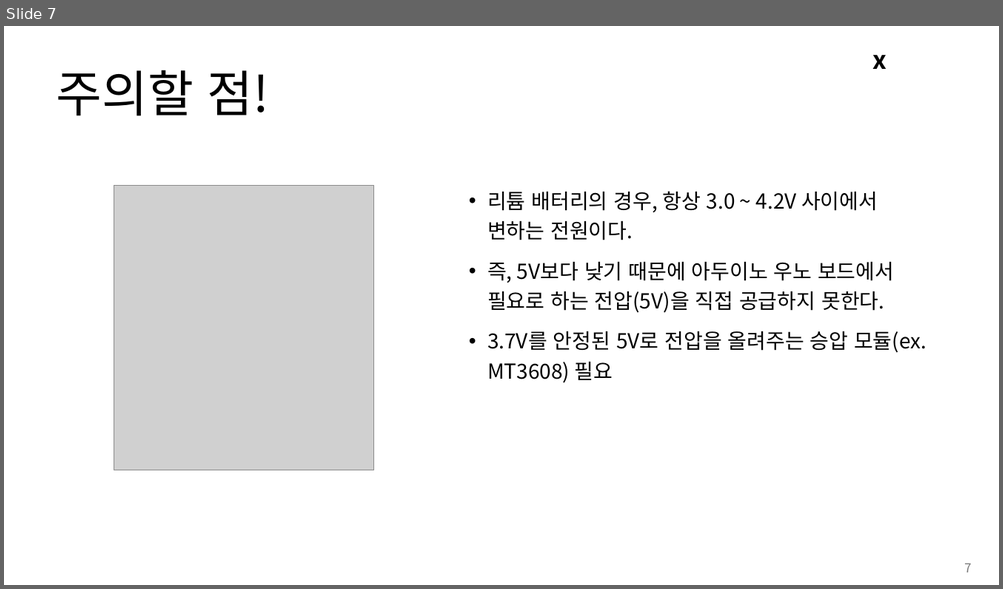
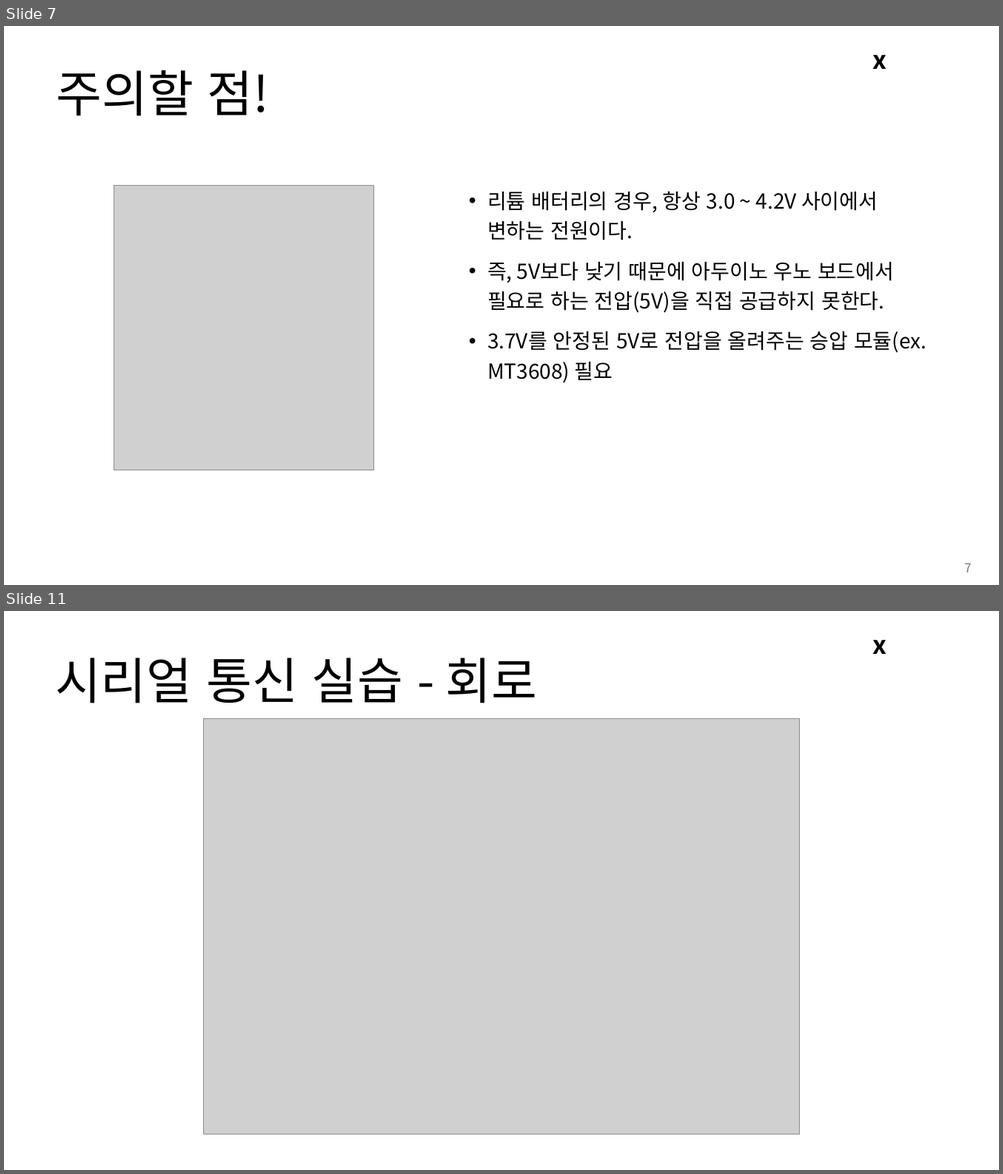
Before and after one commit to Leader-Lesson/KDT_RE_3rd, a slide deck: material/Arduino/05_태양광패널.pptx. Shown one above the other, each under a label of ours: slide 7 before the commit, slides 7 and 11 after it; the slides between them are not shown. The pictures are 1003x589 and 1003x1174 pixels, drawn with LibreOffice and Linux fonts; fonts in the diff are those of the drawing; grey boxes stand for pictures; background and template pictures are left out. Boxes give left, top, right and bottom in pixels: in the first picture for what was removed or moved away, otherwise in the second. Text is boxed around its words. In the diff, an @@ line names an element or a change of style, - is before the commit and + after.

```diff
--- a/material/Arduino/05_태양광패널.pptx
+++ b/material/Arduino/05_태양광패널.pptx
@@ slide 11 added at <box>4,611,999,1170</box>, background #FFFFFF; not listed: 1 template element that a slide beside it also shows @@
@@ title added at <box>55,658,538,703</box>, 48 pt, text #000000 @@
+시리얼 통신 실습 - 회로
@@ picture added at <box>203,718,800,1134</box> @@
```
Also in this commit, not shown: 2 slides changed, 47 other slides added, 5 slides removed, 10 other files.
